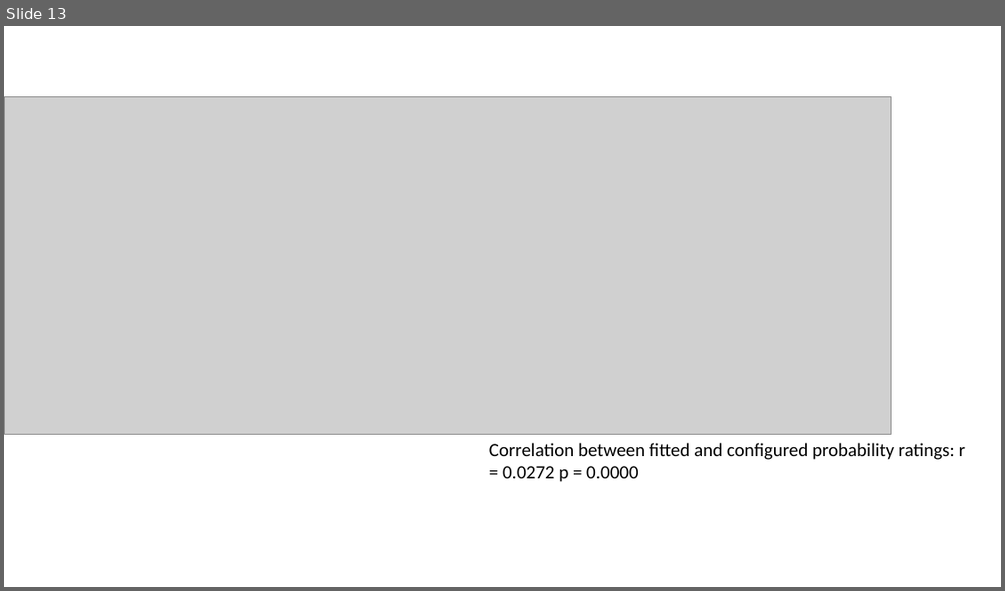
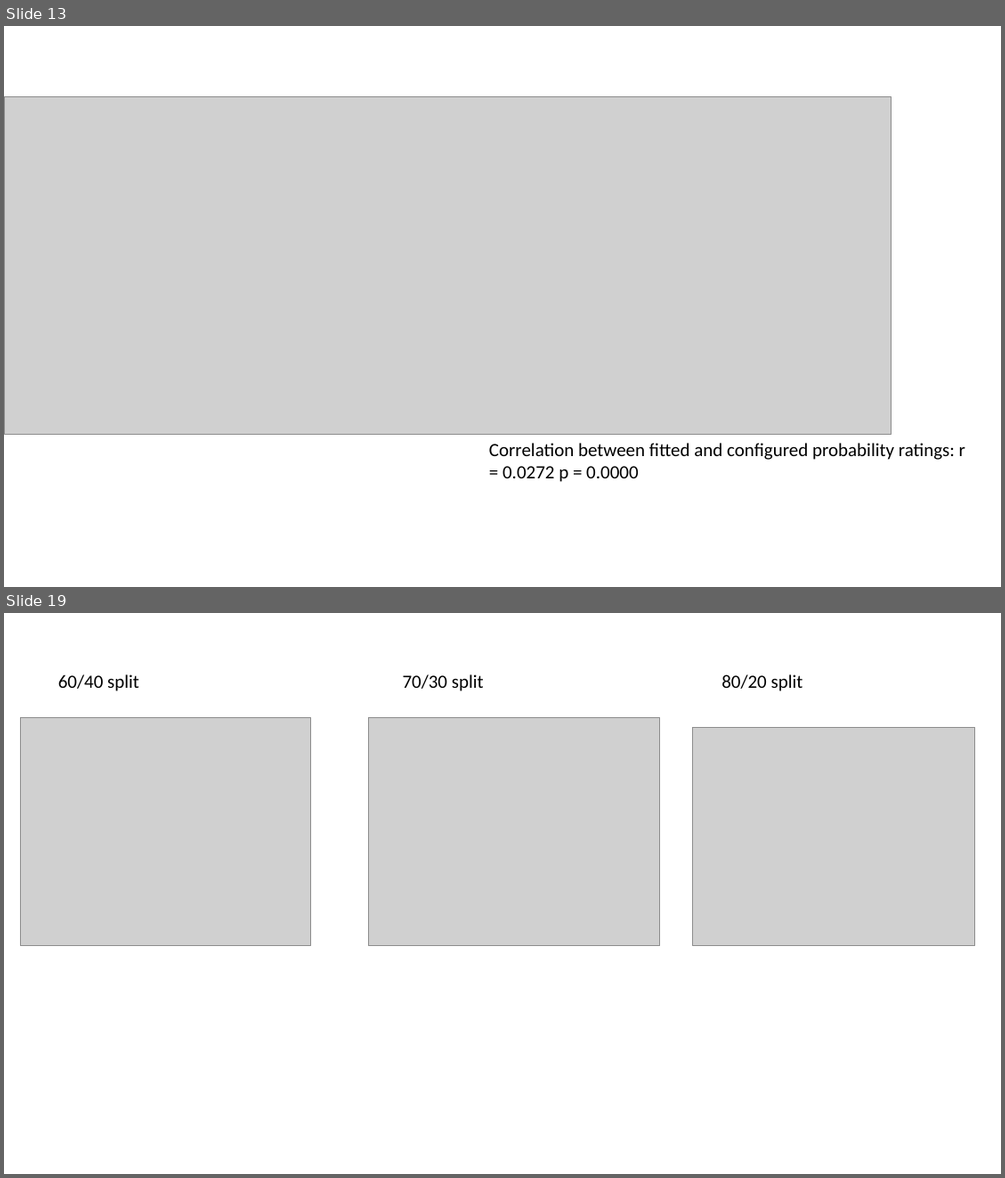
Before and after one commit to nicholasfurl/Forensic-beads-paper-1, a slide deck: forensic_beads_some_slides/forensic_beads.pptx. Shown one above the other, each under a label of ours: slide 13 before the commit, slides 13 and 19 after it; the slides between them are not shown. The pictures are 1005x591 and 1005x1178 pixels, drawn with LibreOffice and Linux fonts; fonts in the diff are those of the drawing; grey boxes stand for pictures. Boxes give left, top, right and bottom in pixels: in the first picture for what was removed or moved away, otherwise in the second. Text is boxed around its words. In the diff, an @@ line names an element or a change of style, - is before the commit and + after.

```diff
--- a/forensic_beads_some_slides/forensic_beads.pptx
+++ b/forensic_beads_some_slides/forensic_beads.pptx
@@ slide 19 added at [4, 613, 1001, 1174], background #FFFFFF @@
@@ text added at [58, 674, 139, 691], 18 pt, text #000000 @@
+60/40 split
@@ text added at [403, 674, 484, 691], 18 pt, text #000000 @@
+70/30 split
@@ text added at [721, 674, 803, 691], 18 pt, text #000000 @@
+80/20 split
@@ picture added at [20, 718, 310, 946] @@
@@ picture added at [369, 718, 661, 946] @@
@@ picture added at [693, 728, 975, 945] @@
```
Also in this commit, not shown: 10 other slides added, 21 other files.
